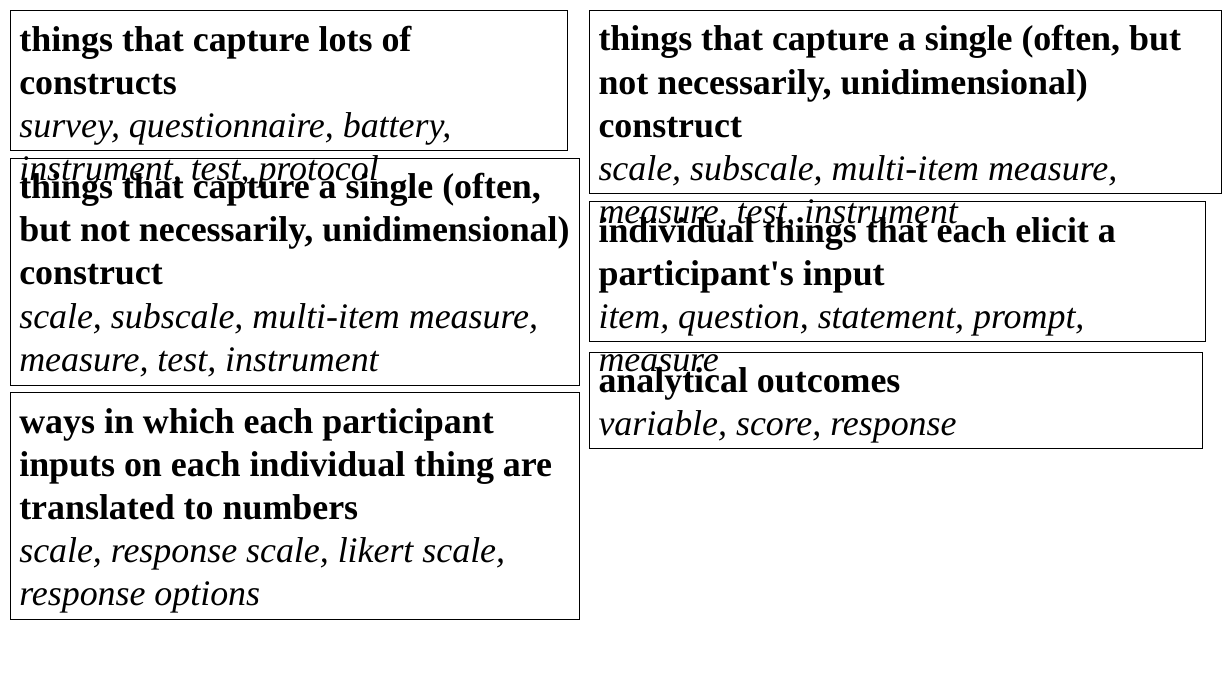
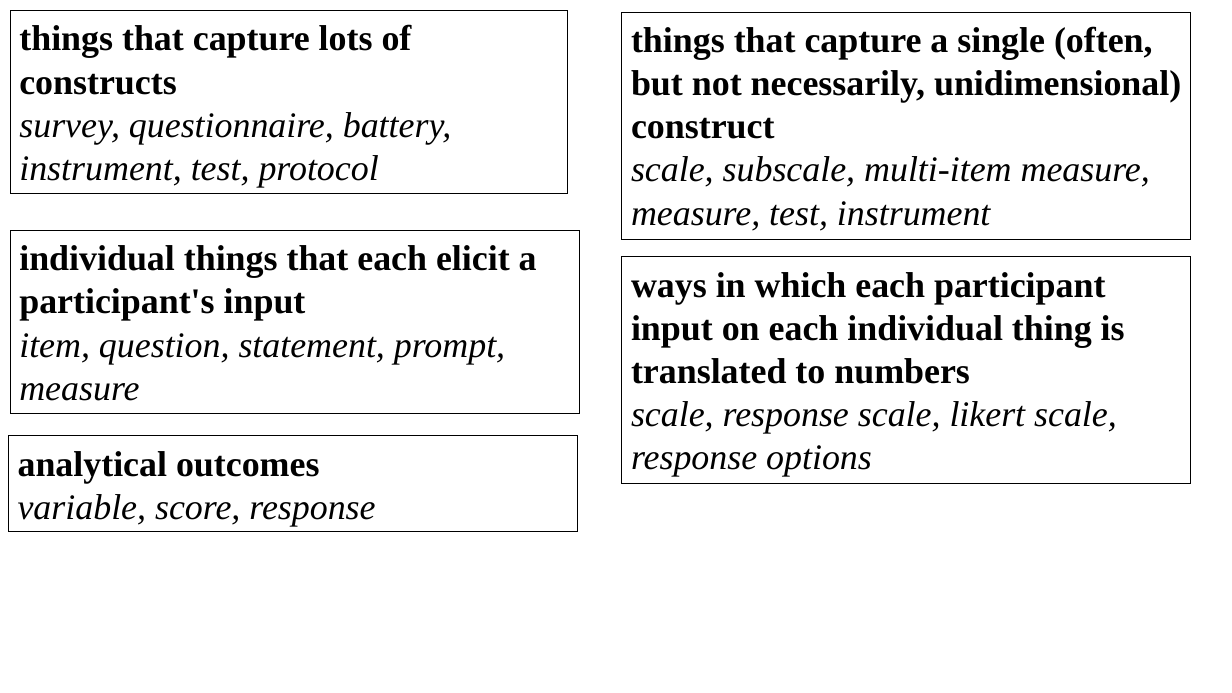
Before and after one commit to uoepsy/dapr3, a slide deck: slide 2 of dapr3_lectures/dapr3_fa_lec/img_sandbox/terminology.pptx. Drawn at 1232x693 pixels with LibreOffice and Linux fonts; fonts in the diff are those of the drawing. Boxes give left, top, right and bottom in pixels: in the first picture for what was removed or moved away, otherwise in the second. Text is boxed around its words. In the diff, an @@ line names an element or a change of style, - is before the commit and + after.

```diff
--- a/dapr3_lectures/dapr3_fa_lec/img_sandbox/terminology.pptx
+++ b/dapr3_lectures/dapr3_fa_lec/img_sandbox/terminology.pptx
@@ rectangle "things that capture lots of ...": place and size @@
-rectangle "things that capture lots of ..." at [10, 10, 567, 150]
+rectangle "things that capture lots of ..." at [10, 10, 567, 194]
@@ rectangle removed at [590, 10, 1222, 194] @@
-things that capture a single (often, but not necessarily, unidimensional) construct
-scale, subscale, multi-item measure, measure, test, instrument
@@ rectangle "things that capture a single ...": place and size @@
-rectangle "things that capture a single ..." at [10, 158, 579, 385]
+rectangle "things that capture a single ..." at [622, 12, 1191, 239]
@@ rectangle "individual things that each elicit ...": place and size @@
-rectangle "individual things that each elicit ..." at [590, 201, 1206, 341]
+rectangle "individual things that each elicit ..." at [10, 230, 579, 414]
@@ rectangle "ways in which each participant ...": place and size @@
-rectangle "ways in which each participant ..." at [10, 393, 579, 620]
+rectangle "ways in which each participant ..." at [622, 257, 1191, 484]
@@ text in rectangle at [631, 272, 1125, 384]: text changed @@
-ways in which each participant inputs on each individual thing are translated to numbers
+ways in which each participant input on each individual thing is translated to numbers
@@ rectangle "analytical outcomes": place and size @@
-rectangle "analytical outcomes" at [590, 352, 1203, 448]
+rectangle "analytical outcomes" at [8, 435, 578, 531]
```
Also in this commit, not shown: 1 other slide changed, 8 other files.
